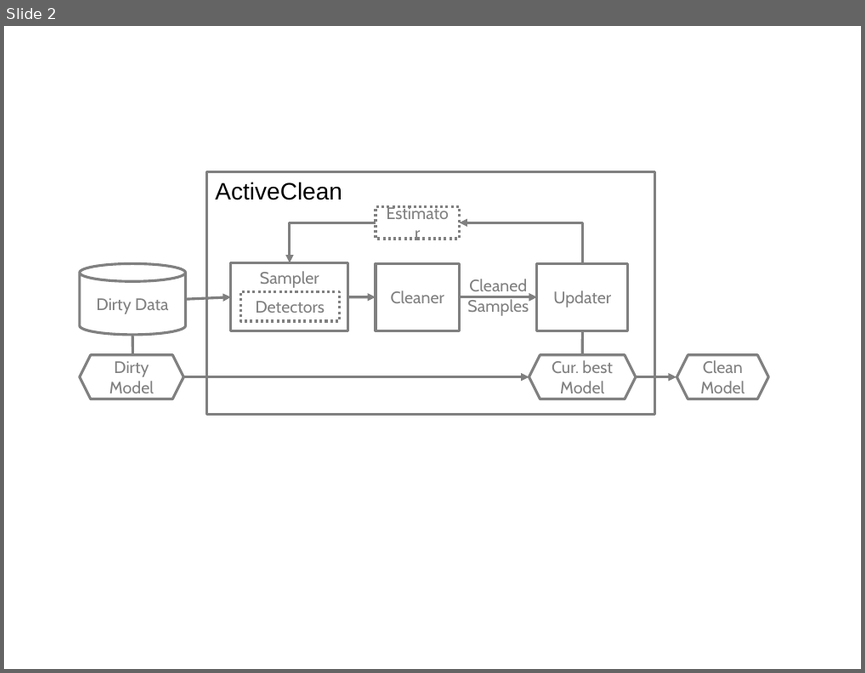
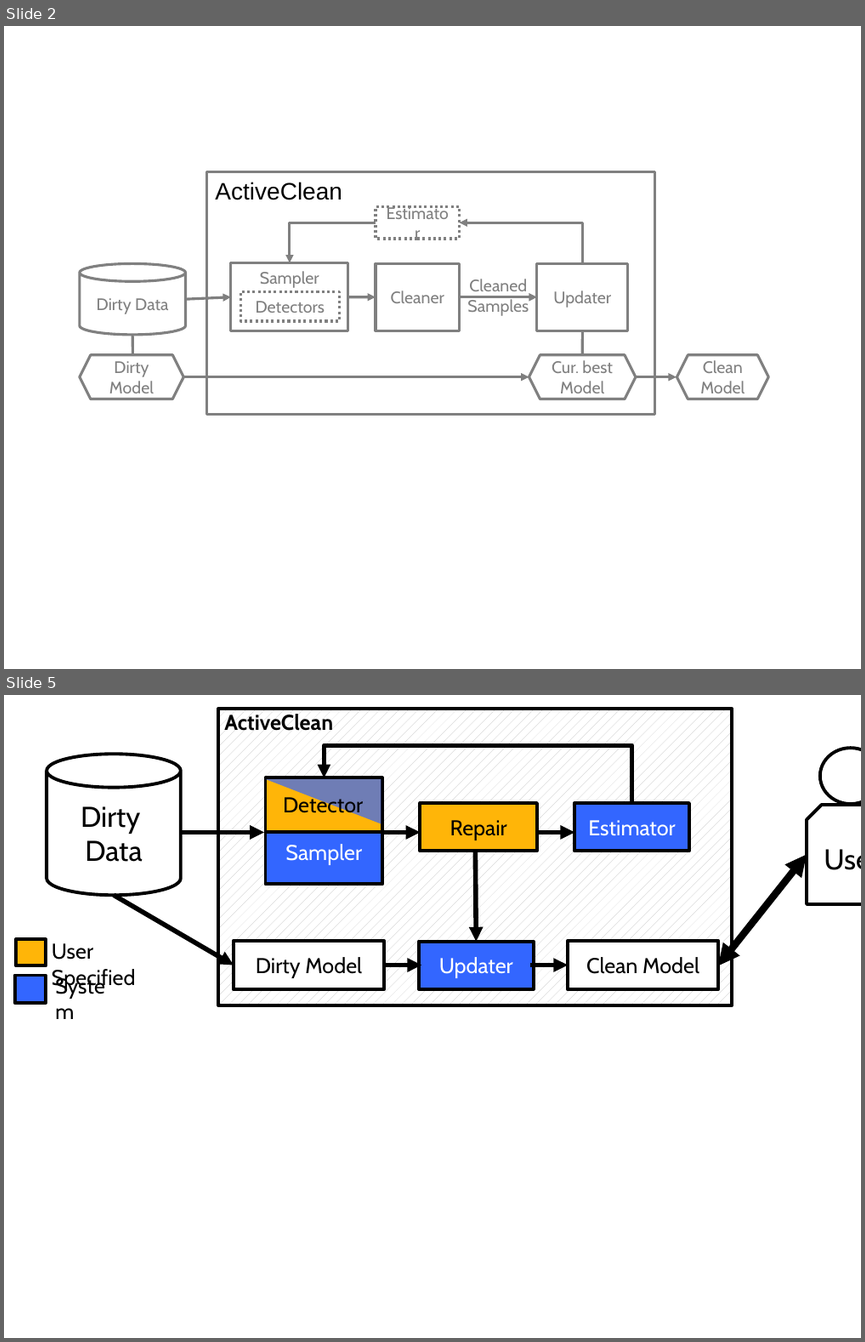
Before and after one commit to sjyk/sampleml, a slide deck: figs/figs.pptx. Shown one above the other, each under a label of ours: slide 2 before the commit, slides 2 and 5 after it; the slides between them are not shown. The pictures are 865x673 and 865x1342 pixels, drawn with LibreOffice and Linux fonts; fonts in the diff are those of the drawing. Boxes give left, top, right and bottom in pixels: in the first picture for what was removed or moved away, otherwise in the second. Text is boxed around its words. In the diff, an @@ line names an element or a change of style, - is before the commit and + after.

```diff
--- a/figs/figs.pptx
+++ b/figs/figs.pptx
@@ slide 5 added at [4, 695, 861, 1338], background #FFFFFF @@
@@ group added at [15, 709, 861, 1006]: 10 rectangles, 7 arrows, 4 texts, 1 cylinder, 1 elbow arrow, 1 ellipse, 1 snip same rect, 1 double arrow, 1 right triangle @@
+Dirty
+Data
+Sampler
+Repair
+Estimator
+Dirty Model
+Clean Model
+Updater
+User Specified
+System
+User
+ActiveClean
+Detector
```
Also in this commit, not shown: 11 other slides added, 4 other files.
